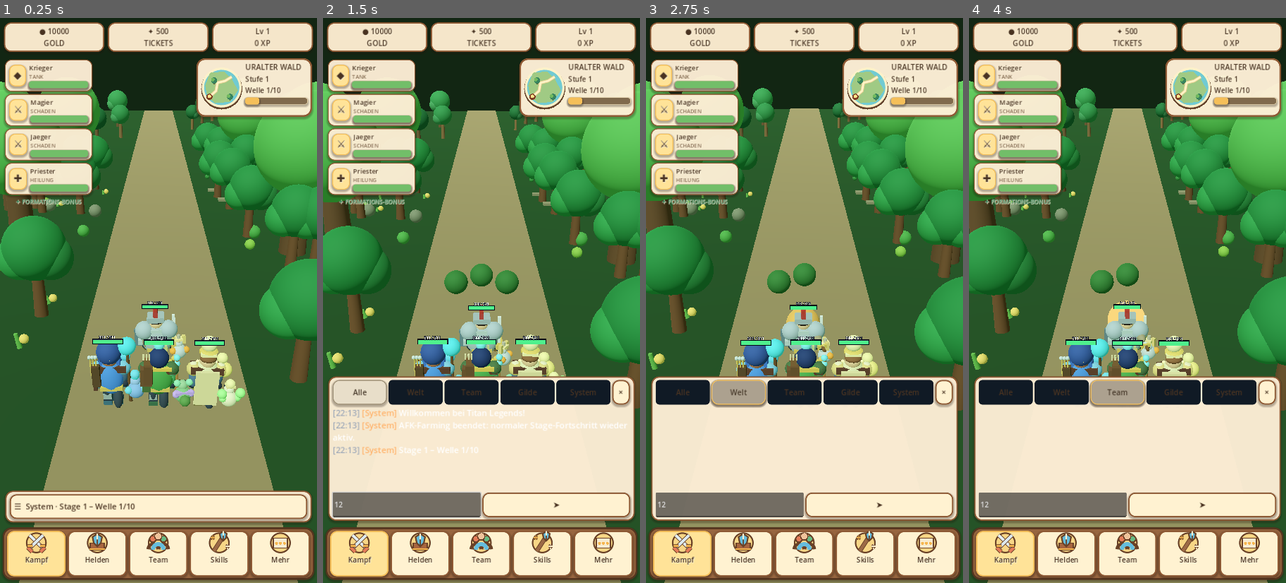
Above: before the commit, frames 1-4 (left to right).
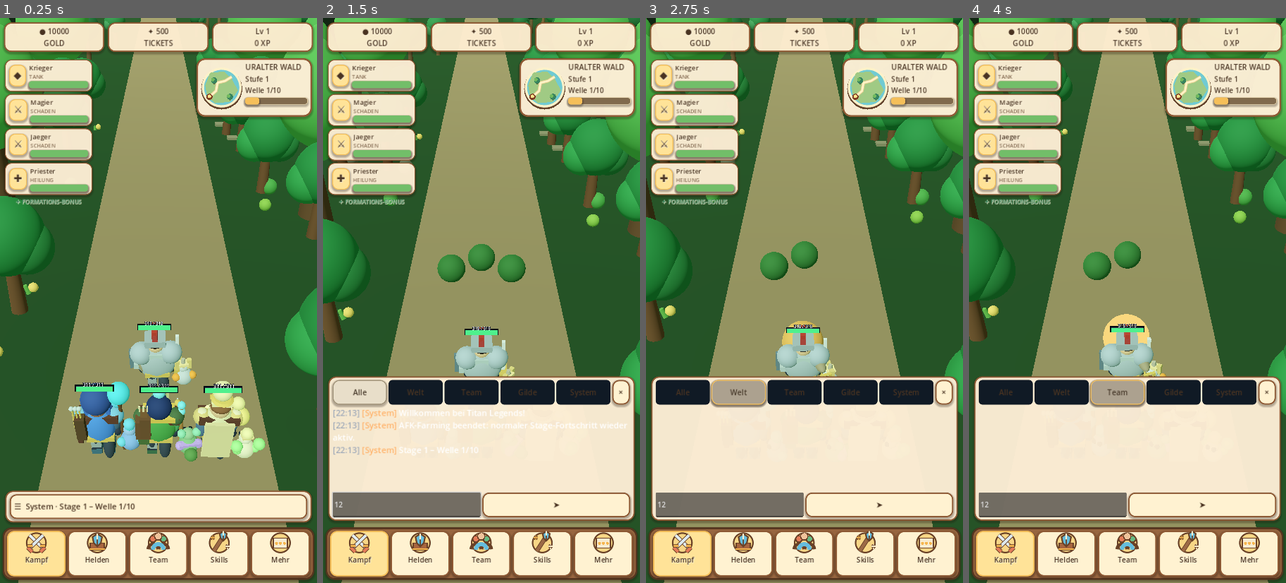
Above: after the commit, the same moments.

Repository: xynewageyx/TitanLegend
Game: Godot game, scene res://scenes/main.tscn
Two runs of this game, one before a commit and one after it. Both use one fixed random seed, a clock stepped at 60 frames per second and the inputs below.
Inputs (mouse positions are in pixels of both pictures, inside the frame that each line leads up to):
- Up to frame 1 (0.25 s): no input
- Up to frame 2 (1.5 s): click "☰ System · Stage 1 – Welle 1/…" at 0.5 s; click (405, 503) at 1.27 s; type "12" at 1.35 s
- Up to frame 3 (2.75 s): click "Welt" at 2 s
- Up to frame 4 (4 s): click "Alle" at 2.75 s; click "Team" at 3.5 s

The runs differ from the first frame. In frame 1, 34% of the frame differs, in the area x 0-100%, y 0-100%; in frame 2, 27%; in frame 3, 27%; in frame 4, 27%.

Commit message:
Improve portrait camera framing for full-body elemental bosses

Diff:
--- a/scripts/camera_follow.gd
+++ b/scripts/camera_follow.gd
@@ -1,22 +1,50 @@
 extends Camera3D
 
+# Portrait-friendly third-person view: the team stays visible and boss fights
+# widen the framing to include the full elemental Titan silhouette.
 @export var target_path: NodePath = NodePath("../TeamFormation")
+@export var battle_manager_path: NodePath = NodePath("../BattleManager")
+@export var enemy_spawn_path: NodePath = NodePath("../EnemySpawn")
 @export var camera_offset: Vector3 = Vector3(0.0, 11.8, 16.5)
 @export var look_ahead: Vector3 = Vector3(0.0, 1.2, -5.5)
 @export var smoothing: float = 3.0
 
 @onready var target: Node3D = get_node_or_null(target_path) as Node3D
+@onready var battle_manager: Node = get_node_or_null(battle_manager_path)
+@onready var enemy_spawn: Node3D = get_node_or_null(enemy_spawn_path) as Node3D
 
 func _ready() -> void:
-	current = true
-	fov = 58.0
-	if target != null:
-		global_position = target.global_position + camera_offset
-		look_at(target.global_position + look_ahead, Vector3.UP)
+ current = true
+ fov = 58.0
+ if target != null:
+  var view: Dictionary = _desired_view()
+  global_position = view["position"]
+  look_at(view["focus"], Vector3.UP)
 
 func _process(delta: float) -> void:
-	if target == null:
-		return
-	var desired_position: Vector3 = target.global_position + camera_offset
-	global_position = global_position.lerp(desired_position, clampf(delta * smoothing, 0.0, 1.0))
-	look_at(target.global_position + look_ahead, Vector3.UP)
+ if target == null or not is_instance_valid(target):
+  return
+ var view: Dictionary = _desired_view()
+ var alpha: float = clampf(delta * smoothing, 0.0, 1.0)
+ global_position = global_position.lerp(view["position"], alpha)
+ # Smooth the aim as well as camera position to avoid snapping at boss spawn.
+ var desired_focus: Vector3 = view["focus"]
+ var previous_focus: Vector3 = global_position - global_transform.basis.z * 10.0
+ var focus: Vector3 = previous_focus.lerp(desired_focus, alpha)
+ if global_position.distance_squared_to(focus) > 0.01:
+  look_at(focus, Vector3.UP)
+
+func _desired_view() -> Dictionary:
+ var team_position: Vector3 = target.global_position
+ var focus: Vector3 = team_position + look_ahead
+ var offset: Vector3 = camera_offset
+ var boss_active: bool = false
+ if battle_manager != null and is_instance_valid(battle_manager):
+  boss_active = bool(battle_manager.get("battle_active")) and bool(battle_manager.get("is_boss"))
+ if boss_active and enemy_spawn != null and is_instance_valid(enemy_spawn):
+  var boss_position: Vector3 = enemy_spawn.global_position
+  # Frame the space between the heroes and the enemy, with extra headroom.
+  focus = (team_position + boss_position) * 0.5 + Vector3(0.0, 2.2, 0.0)
+  var separation: float = team_position.distance_to(boss_position)
+  offset = Vector3(0.0, maxf(12.5, separation * 1.05), maxf(19.0, separation * 1.65))
+ return {"position": focus + offset, "focus": focus}
